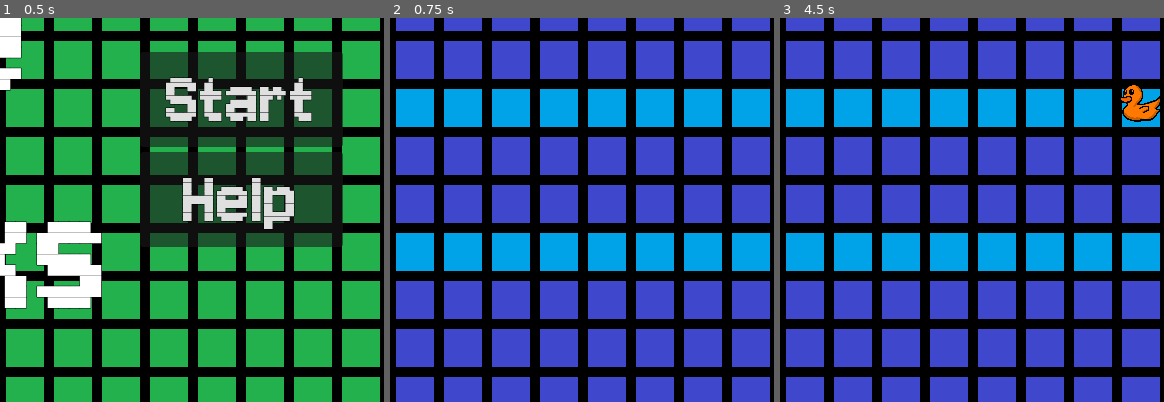
Above: before the commit, frames 1-3 (left to right).
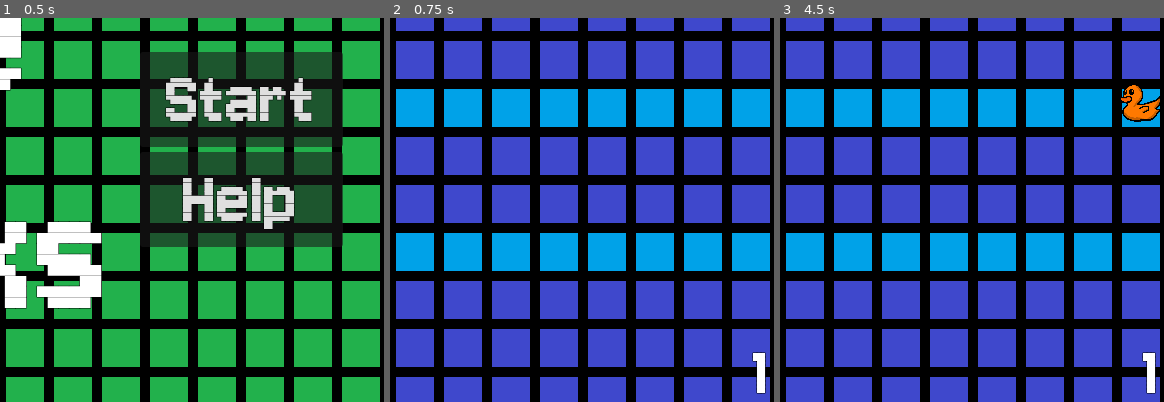
Above: after the commit, the same moments.

Repository: CamComDuck/TapTheDucks
Game: Godot game, scene res://title/title.tscn
Same seed, same stepped clock (60 frames per second), same inputs: the game is played once before the commit and once after it.
Inputs:
- Up to frame 1 (0.5 s): no input
- Up to frame 2 (0.75 s): click "Start" at 0.5 s
- Up to frame 3 (4.5 s): tap Enter at 1.25, 4.25 s; hold D (interact_right) 1.28-2.03 s; hold S (move_down) 2.03-2.78 s; tap Space at 2.75 s; hold D (interact_right) 2.78-3.53 s; hold W (move_up) 3.53-4.28 s; hold A (interact_left) from 4.28 s (still down)
The pictures show only the part of the screen within x 44-94%, y 48-98%; the shares and areas given below are measured in that part.

Frame 1 is identical in both runs. In frame 2, 0.3% of the frame differs, in the area x 94-98%, y 86-98%; in frame 3, 0.3%.

Commit message:
Add round counter to UI and move Points from Global to Level

Diff:
--- a/project/game_overlay/counters.gd
+++ b/project/game_overlay/counters.gd
@@ -1,6 +1,5 @@
 extends Node
 
-var points := 0
 var lives := 3
 var game_end := false
 var player_on_left := true
--- a/project/game_overlay/game_overlay.gd
+++ b/project/game_overlay/game_overlay.gd
@@ -7,6 +7,7 @@
 @onready var win_particles := $WinParticles as CPUParticles2D
 @onready var lives_container := $LivesContainer as HBoxContainer
 @onready var life := load("res://game_overlay/life.tscn") as PackedScene
+@onready var round_label := $RoundLabel as Label
 
 func update_lives_label() -> void:
 	if lives_container.get_child_count() < Counters.lives and not Counters.game_end:
@@ -17,8 +18,12 @@
 		lives_container.get_child(0).queue_free()
 
 
-func update_points_label() -> void:
-	points_label.text = str(Counters.points)
+func update_points_label(points : int) -> void:
+	points_label.text = str(points)
+
+
+func update_round_label(round_num : int) -> void:
+	round_label.text = str(round_num)
 
 
 func game_end(is_win : bool) -> void:
@@ -35,7 +40,6 @@
 
 func _on_play_again_button_pressed() -> void:
 	AudioController.play_sound_menu_click()
-	Counters.points = 0
 	Counters.lives = 3
 	Counters.game_end = false
 	get_tree().reload_current_scene()
@@ -43,7 +47,6 @@
 
 func _on_menu_button_pressed() -> void:
 	AudioController.play_sound_menu_click()
-	Counters.points = 0
 	Counters.lives = 3
 	Counters.game_end = false
 	get_tree().change_scene_to_packed(preload("res://title/title.tscn"))
--- a/project/game_overlay/game_overlay.tscn
+++ b/project/game_overlay/game_overlay.tscn
@@ -113,5 +113,18 @@
 text = "0"
 vertical_alignment = 1
 
+[node name="RoundLabel" type="Label" parent="."]
+z_index = 98
+z_as_relative = false
+layout_mode = 0
+offset_left = 425.0
+offset_top = 680.0
+offset_right = 714.0
+offset_bottom = 762.0
+theme = ExtResource("1_wh8a7")
+text = "1"
+horizontal_alignment = 2
+vertical_alignment = 1
+
 [connection signal="pressed" from="GameEndContainer/PlayAgainButton" to="." method="_on_play_again_button_pressed"]
 [connection signal="pressed" from="GameEndContainer/MenuButton" to="." method="_on_menu_button_pressed"]
--- a/project/level/level.gd
+++ b/project/level/level.gd
@@ -7,6 +7,8 @@
 var _duck_spawn_min_sec := 2
 var _duck_spawn_max_sec := 4
 
+var _current_points := 0
+var _current_round := 1
 var _round_max_ducks := 10
 var _round_current_ducks := 0
 var _ducks_finished := 0
@@ -58,7 +60,7 @@
 	_duck_positions.append(duck_position_3)
 	_duck_positions.append(duck_position_4)
 
-	_on_round_start(1)
+	_on_round_start()
 
 
 func _physics_process(_delta: float) -> void:
@@ -178,8 +180,8 @@
 
 
 func _on_points_gained(points : int) -> void:
-	Counters.points += points
-	game_overlay.update_points_label()
+	_current_points += points
+	game_overlay.update_points_label(_current_points)
 
 
 func _on_eaten_fruit_spawned(fruit_position : Vector2) -> void:
@@ -188,16 +190,16 @@
 	new_eaten_fruit.global_position = fruit_position
 
 
-func _on_round_start(round_num : int) -> void:
+func _on_round_start() -> void:
 	var current_map_type : MapTypes
 
-	if round_num % 4 == 1:
+	if _current_round % 4 == 1:
 		current_map_type = map_1
-	#elif round_num % 4 == 2:
+	#elif _current_round % 4 == 2:
 		#current_map_type = map_2
-	#elif round_num % 4 == 3:
+	#elif _current_round % 4 == 3:
 		#current_map_type = map_3
-	#elif round_num % 4 == 0:
+	#elif _current_round % 4 == 0:
 		#current_map_type = map_4
 
 
@@ -213,6 +215,8 @@
 
 	lane_end_player_side.global_position = current_map_type.lane_end_player_side_position
 	lane_end_duck_side.global_position = current_map_type.lane_end_duck_side_position
+
+	game_overlay.update_round_label(_current_round)
 
 	player.global_position = _player_positions[0].global_position
 
@@ -233,7 +237,7 @@
 		_ducks_finished += 1
 		body.queue_free()
 
-		if Counters.points >= 100 and _ducks_finished == _round_max_ducks:
+		if _current_points >= 100 and _ducks_finished == _round_max_ducks:
 			_allow_input = false
 			game_overlay.game_end(true)
 			AudioController.play_sound_win()
--- a/project/level/level.tscn
+++ b/project/level/level.tscn
@@ -81,3 +81,5 @@
 
 [connection signal="child_entered_tree" from="." to="." method="_on_child_entered_tree"]
 [connection signal="timeout" from="DuckSpawnTimer" to="." method="_on_duck_spawn_timer_timeout"]
+[connection signal="body_entered" from="LaneEndPlayerSide" to="." method="_on_lane_end_player_side_body_entered"]
+[connection signal="body_entered" from="LaneEndDuckSide" to="." method="_on_lane_end_duck_side_body_entered"]
